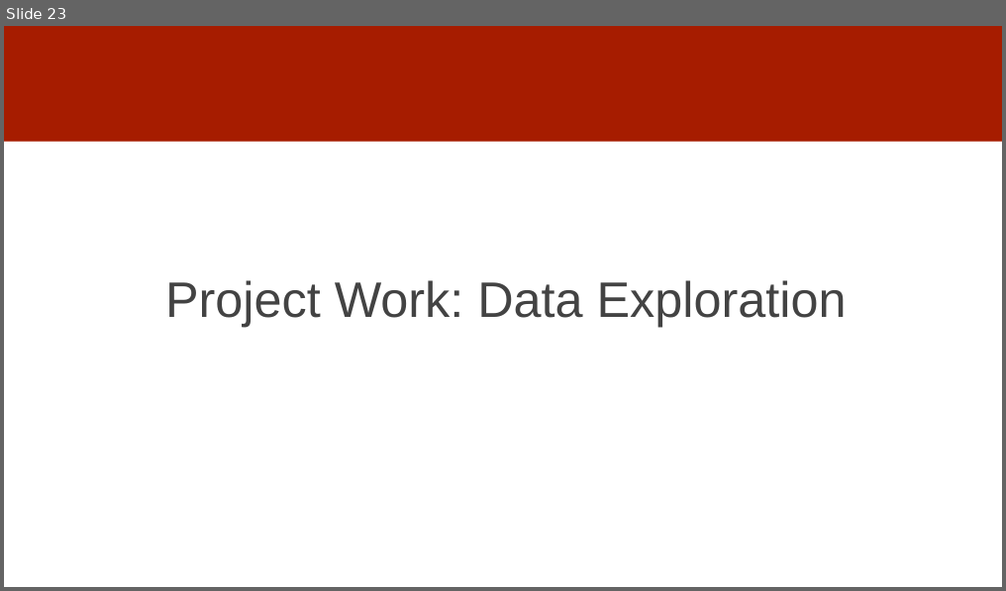
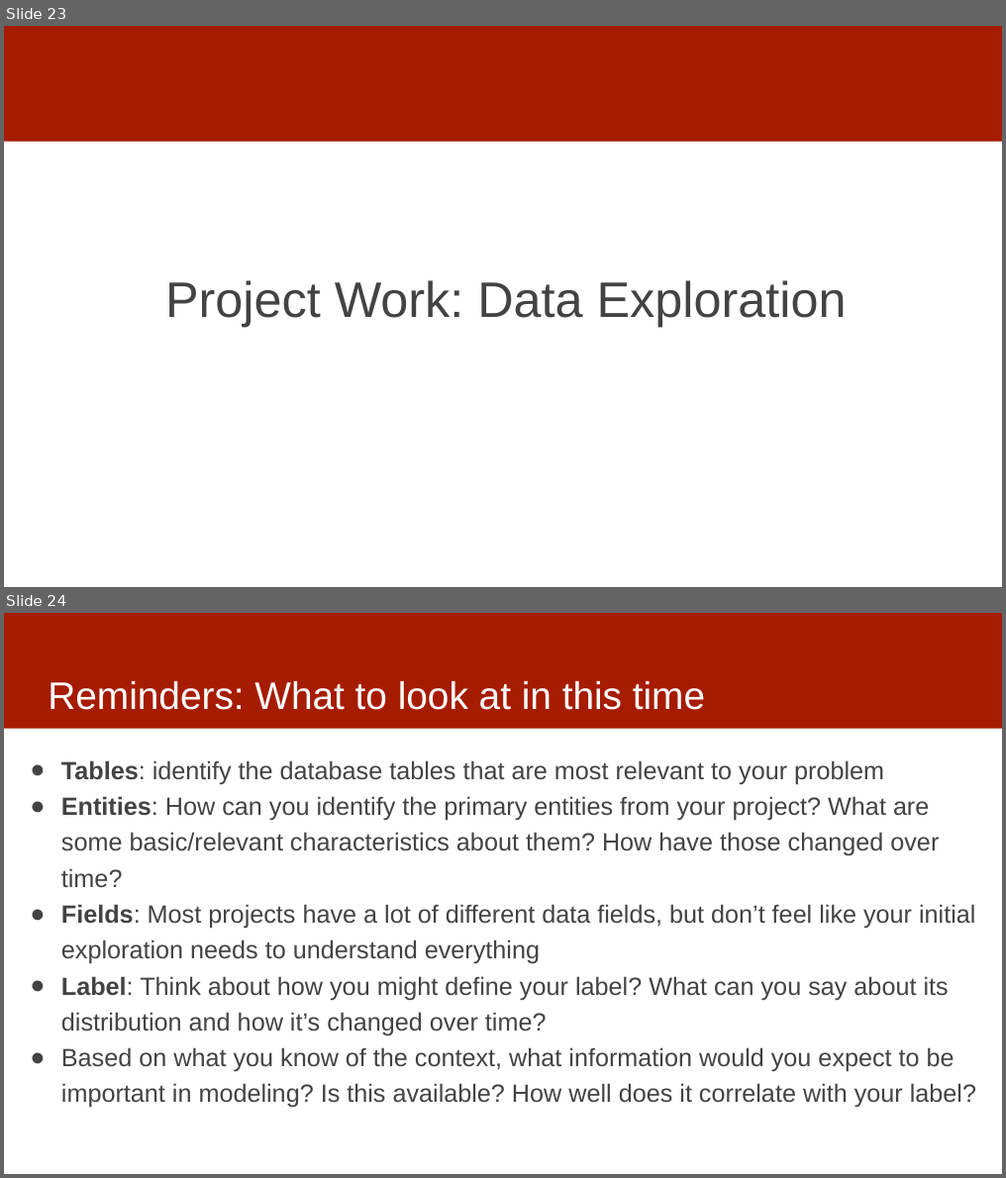
Before and after one commit to dssg/mlforpublicpolicylab, a slide deck: 03 - Data Exploration, Analytical Formulation, and Baselines/data-exploration.pptx. Shown one above the other, each under a label of ours: slide 23 before the commit, slides 23 and 24 after it. The pictures are 1006x591 and 1006x1178 pixels, drawn with LibreOffice and Linux fonts; fonts in the diff are those of the drawing. Boxes give left, top, right and bottom in pixels: in the first picture for what was removed or moved away, otherwise in the second. Text is boxed around its words. In the diff, an @@ line names an element or a change of style, - is before the commit and + after.

Commit message:
update data-exploration

```diff
--- a/03 - Data Exploration, Analytical Formulation, and Baselines/data-exploration.pptx
+++ b/03 - Data Exploration, Analytical Formulation, and Baselines/data-exploration.pptx
@@ slide 24 added at [4,613,1002,1174], background #FFFFFF; not listed: 1 template element that a slide beside it also shows @@
@@ title added at [48,681,705,710], 37 pt, text #FFFFFF @@
+Reminders: What to look at in this time
@@ text added at [61,761,976,1108], 24 pt, text #434343 @@
+● Tables: identify the database tables that are most relevant to your problem
+● Entities: How can you identify the primary entities from your project? What are some basic/relevant characteristics about them? How have those changed over time?
+● Fields: Most projects have a lot of different data fields, but don’t feel like your initial exploration needs to understand everything
+● Label: Think about how you might define your label? What can you say about its distribution and how it’s changed over time?
+● Based on what you know of the context, what information would you expect to be important in modeling? Is this available? How well does it correlate with your label?
```
